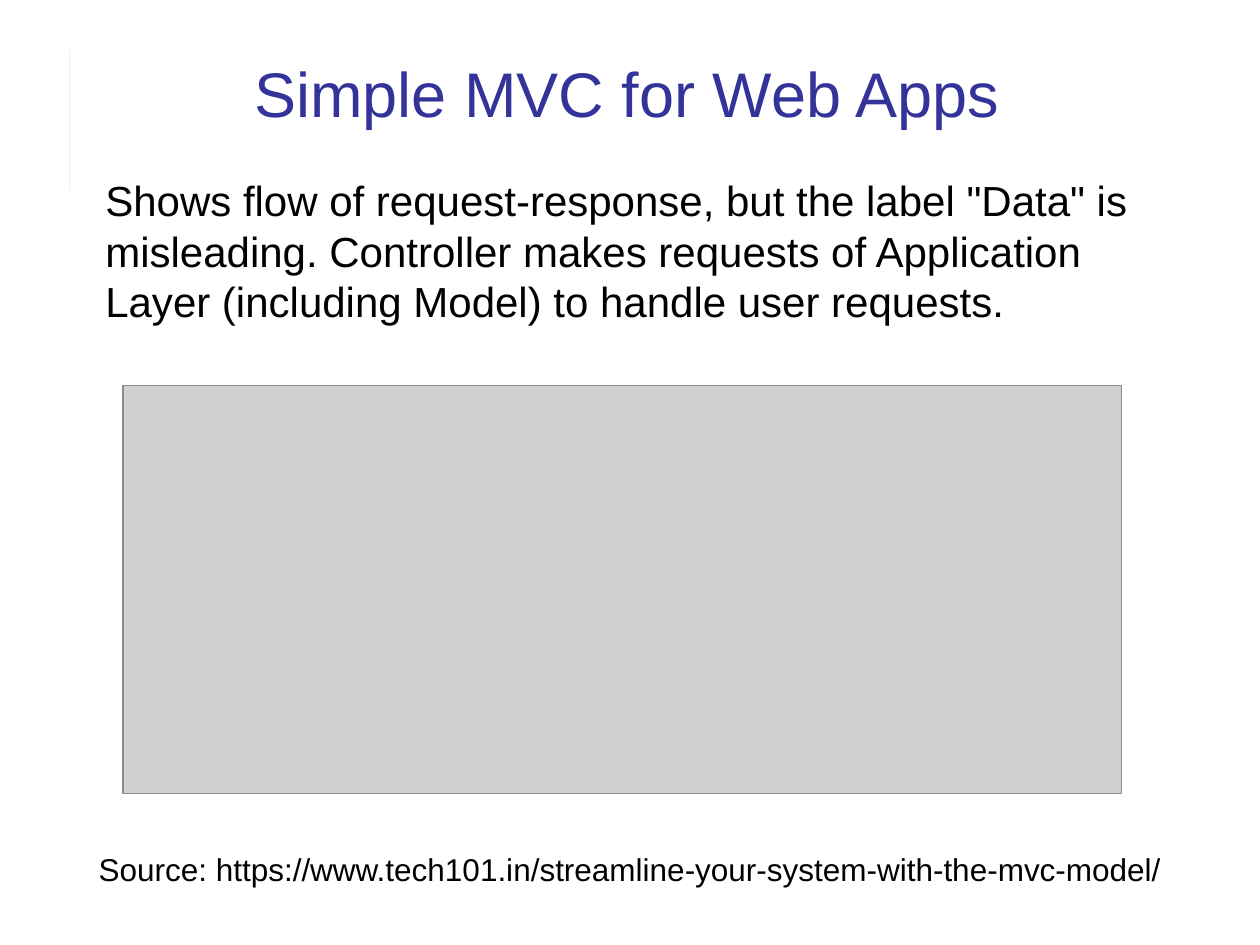
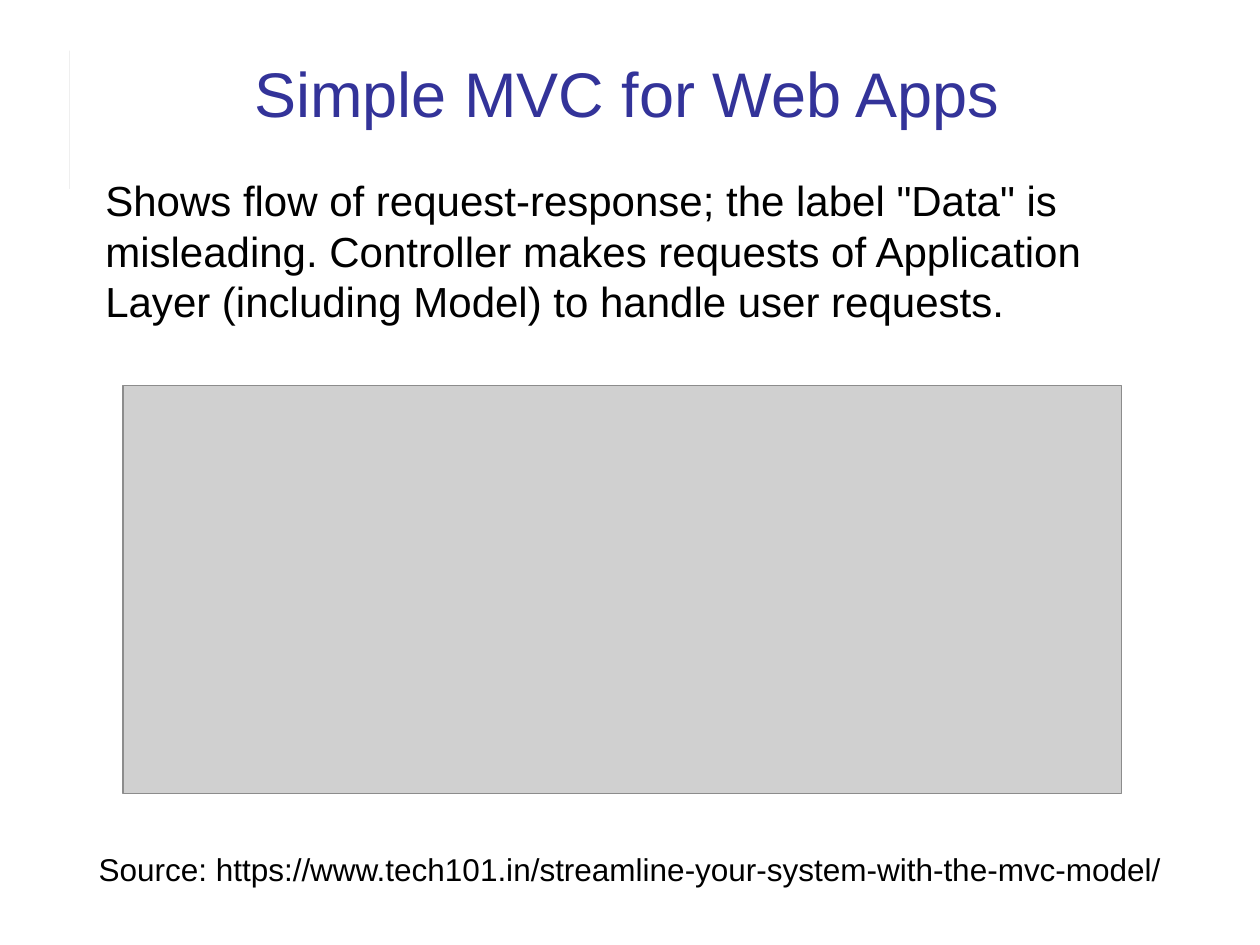
Before and after one commit to cpske/ISP, a slide deck: slide 4 of django/Intro-to-Django.ppt. Drawn at 1260x945 pixels with LibreOffice and Linux fonts; fonts in the diff are those of the drawing; grey boxes stand for pictures. Boxes give left, top, right and bottom in pixels: in the first picture for what was removed or moved away, otherwise in the second. Text is boxed around its words. In the diff, an @@ line names an element or a change of style, - is before the commit and + after.

```diff
--- a/django/Intro-to-Django.ppt
+++ b/django/Intro-to-Django.ppt
@@ text at (105,185,1081,326): text changed @@
-Shows flow of request-response, but the label "Data" is misleading. Controller makes requests of Application Layer (including Model) to handle user requests.
+Shows flow of request-response; the label "Data" is misleading. Controller makes requests of Application Layer (including Model) to handle user requests.
```
Also in this commit, not shown: 18 other slides changed, 6 slides added, 2 other files.
